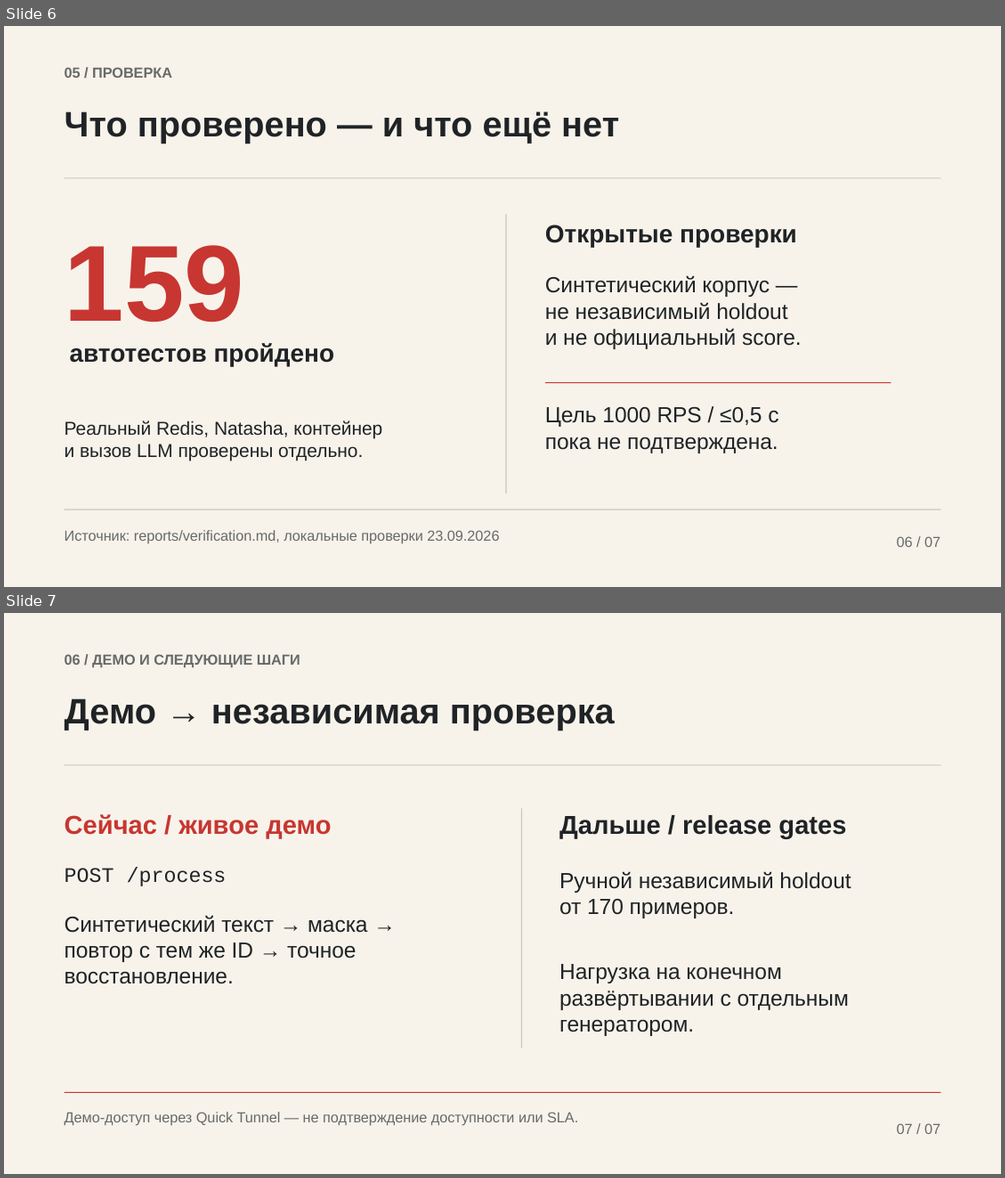
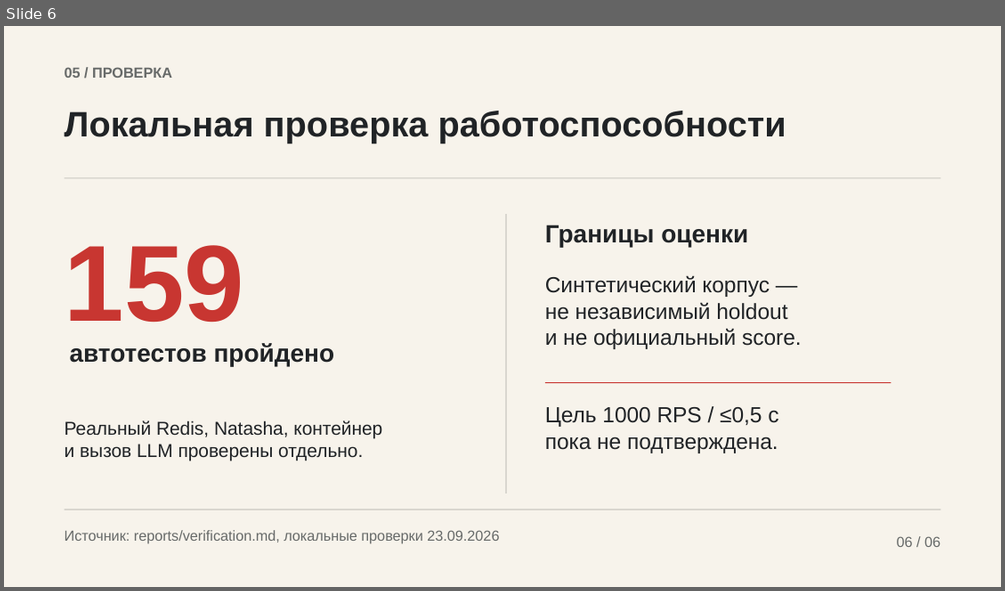
Before and after one commit to mistblessed/mistblessed-and-avsize-do-it-for-alpha, a slide deck: presentation/alfagen-pii/deck.pptx. Shown one above the other, each under a label of ours: slides 6 and 7 before the commit, slide 6 after it. The pictures are 1005x1178 and 1005x591 pixels, drawn with LibreOffice and Linux fonts; fonts in the diff are those of the drawing. Boxes give left, top, right and bottom in pixels: in the first picture for what was removed or moved away, otherwise in the second. Text is boxed around its words. In the diff, an @@ line names an element or a change of style, - is before the commit and + after.

```diff
--- a/presentation/alfagen-pii/deck.pptx
+++ b/presentation/alfagen-pii/deck.pptx
@@ slide 7 removed at (4,613,1001,1174), background #F7F3EB @@
@@ text removed at (65,654,300,667) @@
-06 / ДЕМО И СЛЕДУЮЩИЕ ШАГИ
@@ text removed at (65,698,615,730) @@
-Демо → независимая проверка
@@ rectangle removed at (64,764,940,765) @@
@@ text removed at (65,814,331,838) @@
-Сейчас / живое демо
@@ rectangle removed at (521,809,522,1048) @@
@@ text removed at (559,815,846,838) @@
-Дальше / release gates
@@ text removed at (65,867,226,886) @@
-POST /process
@@ text removed at (559,871,850,918) @@
-Ручной независимый holdout
-от 170 примеров.
@@ text removed at (65,915,367,984) @@
-Синтетический текст → маска →
-повтор с тем же ID → точное
-восстановление.
@@ text removed at (559,964,849,1036) @@
-Нагрузка на конечном
-развёртывании с отдельным
-генератором.
@@ rectangle removed at (64,1092,940,1093) @@
@@ text removed at (65,1111,578,1126) @@
-Демо-доступ через Quick Tunnel — не подтверждение доступности или SLA.
@@ text removed at (897,1123,940,1134) @@
-07 / 07
@@ slide 6 changed as well @@
@@ text at (65,111,786,143): text changed @@
-Что проверено — и что ещё нет
+Локальная проверка работоспособности
@@ text at (545,224,748,247): text changed @@
-Открытые проверки
+Границы оценки
@@ text at (897,536,940,547): text changed @@
-06 / 07
+06 / 06
```
Also in this commit, not shown: 5 other slides changed, 9 other files.
